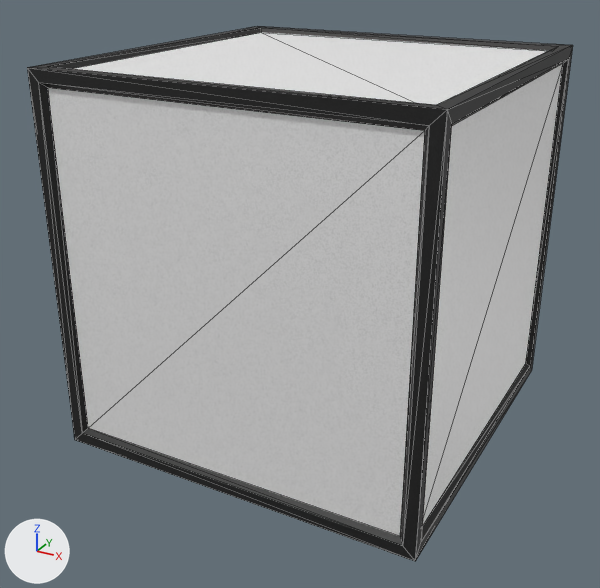
The COLLADA model Assets/Mesh/movables/movables.dae as it was, and as the next commit left it.
The view is the same before and after, from a 50 mm lens placed at (1.96, -3.8, 2.58), pointed at (-0.05, -0.15, 0.75). Arrows for +X, +Y and +Z are at lower left; the lights stay in place. Mesh edges are drawn as thin lines. Where no turn or scale is listed for an object, it has been applied to the vertices.

Objects in the first picture: 'cobe_movable_L'.
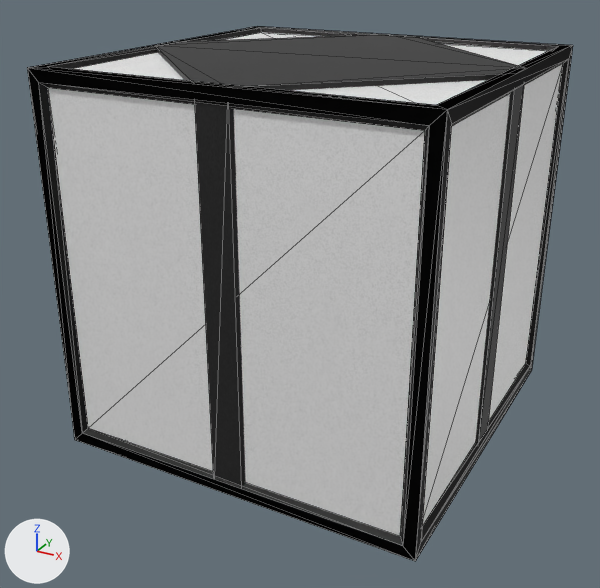
Where the change shows, as pixel boxes (x1, y1, x2, y2) in the pictures (600 x 588 px):
'cobe_movable_L_Mi', added (black): after (27, 26, 573, 561)
'cobe_movable_L_Mi_Col', added: after (156, 34, 525, 486)

Patch to the scene script:
```diff
--- a/Assets/Mesh/movables/movables.dae.py
+++ b/Assets/Mesh/movables/movables.dae.py
@@ me_cube_004 @@
+me_cube_004.from_pydata(...)  # 64 vertices, 144 faces; spans x -1.0..1.0, y -1.0..1.0, z 0.0..2.0
+me_cube_004.materials.append(mat_universal_furniture_metal_01a)  # picture img_coatedmetal_01a_base_png_001_png
@@ me_cube_005 @@
+me_cube_005.from_pydata(...)  # 16 vertices, 28 faces; spans x -0.99..0.99, y -0.99..0.99, z 0.0..2.0
+me_cube_005.materials.append(mat_universal_furniture_metal_01a)  # picture img_coatedmetal_01a_base_png_001_png
@@ ob_cobe_movable_l_mi @@
+ob_cobe_movable_l_mi = bpy.data.objects.new('cobe_movable_L_Mi', me_cube_004)
+ob_cobe_movable_l_mi.location = (0.0, 0.0, 0.0)
@@ ob_cobe_movable_l_mi_col @@
+ob_cobe_movable_l_mi_col = bpy.data.objects.new('cobe_movable_L_Mi_Col', me_cube_005)
+ob_cobe_movable_l_mi_col.location = (0.0, 0.0, 0.0)
```
